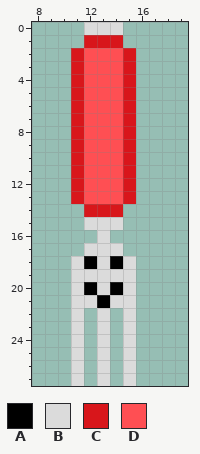
Two states of a pixel-art sprite, Cheesed Burger Chase/Assets/Sprites/obstacle_fork.png. Above: the version before the commit.
The file is 28x28 pixels. Shown: x 8..19, y 0..27.
Palette (. is transparent): A #000000  B #dbdbdb  C #d8161b  D #ff4f53
Pixels before, first column x 11:
 0 .BBB.
 1 .CCC.
 2 CDDDC
 3 CDDDC
 4 CDDDC
 5 CDDDC
 6 CDDDC
 7 CDDDC
 8 CDDDC
 9 CDDDC
10 CDDDC
11 CDDDC
12 CDDDC
13 CDDDC
14 .CCC.
15 .BBB.
16 ..B..
17 .BBB.
18 BABAB
19 BBBBB
20 BABAB
21 BBABB
22 B.B.B
23 B.B.B
24 B.B.B
25 B.B.B
26 B.B.B
27 B.B.B
Now the later version:
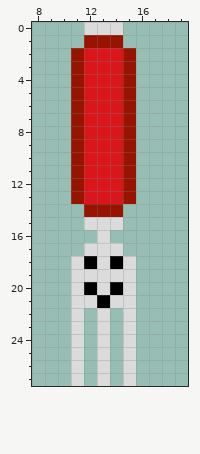
Diff:
colour C: #d8161b -> #971500
colour D: #ff4f53 -> #d8161b
Changed places in both pictures, as pixel boxes (x1, y1, x2, y2):
changed: (71, 35, 136, 217)
